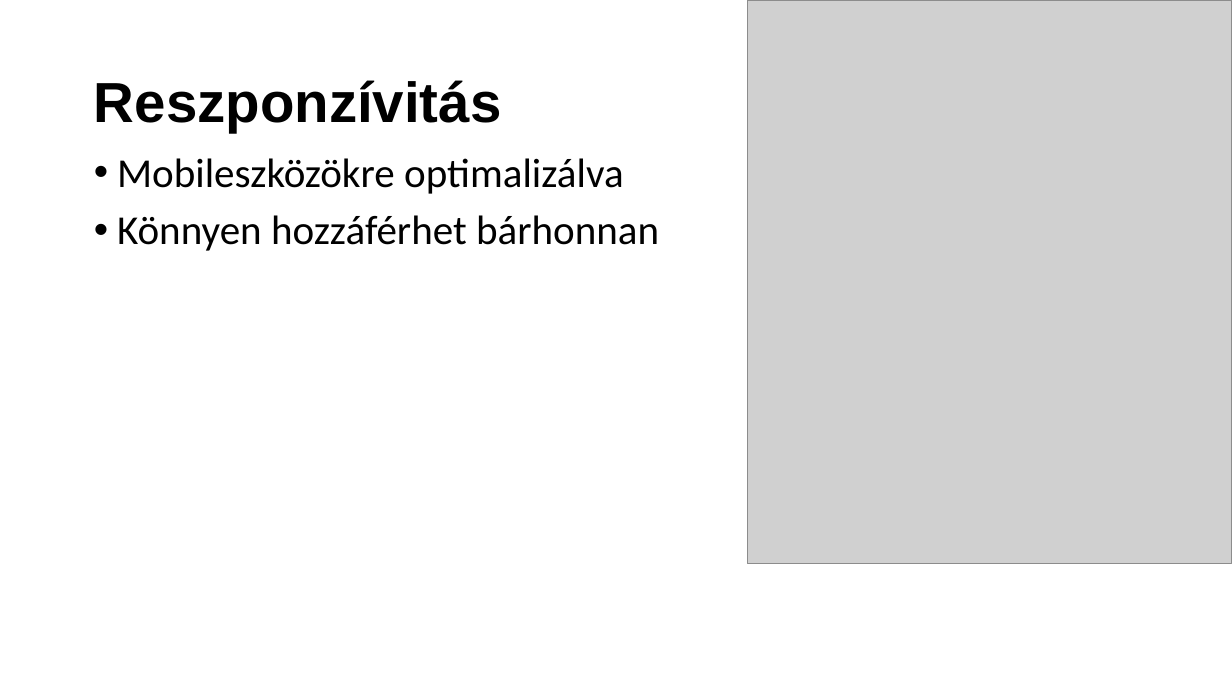
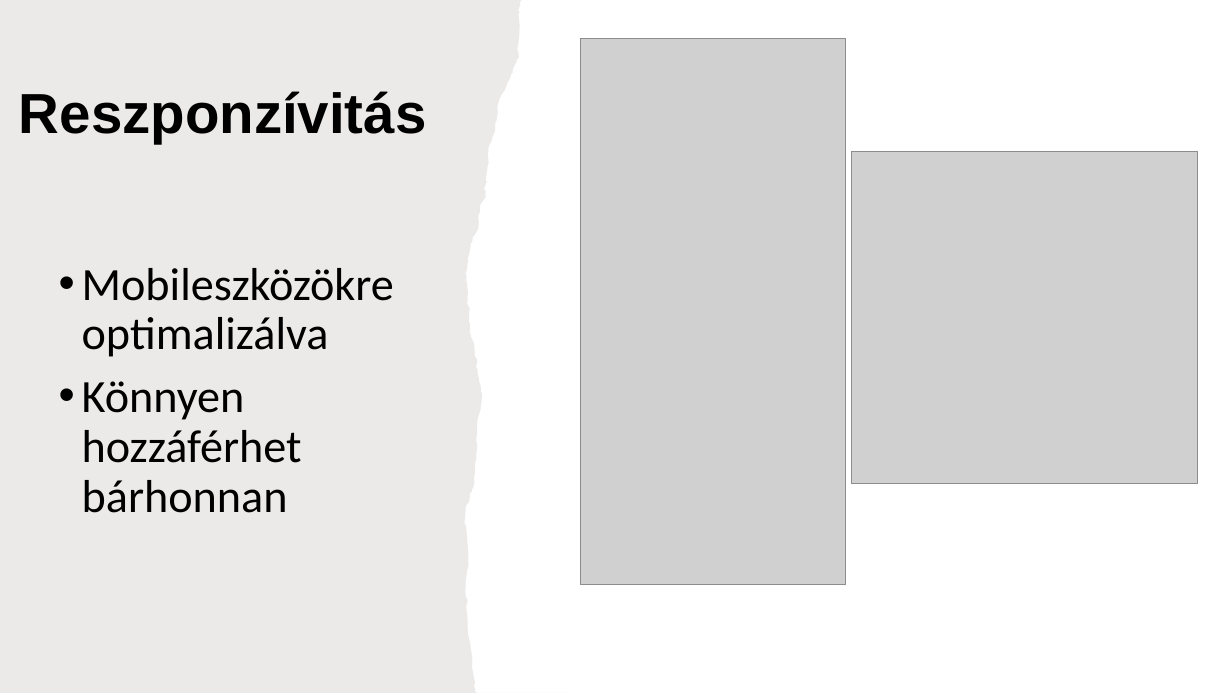
Before and after one commit to SzigetvariMark/pcweb, a slide deck: slide 10 of Bemutato.pptx. Drawn at 1232x693 pixels with LibreOffice and Linux fonts; fonts in the diff are those of the drawing; grey boxes stand for pictures. Boxes give left, top, right and bottom in pixels: in the first picture for what was removed or moved away, otherwise in the second. Text is boxed around its words. In the diff, an @@ line names an element or a change of style, - is before the commit and + after.

```diff
--- a/Bemutato.pptx
+++ b/Bemutato.pptx
@@ freeform shape added at <box>0,0,571,693</box>, fill #82766A at 15% opacity @@
@@ picture removed at <box>748,0,1232,564</box> @@
@@ title "Reszponzívitás": place and size @@
-title "Reszponzívitás" at <box>94,80,502,132</box>
+title "Reszponzívitás" at <box>19,91,427,144</box>
@@ picture added at <box>581,39,846,584</box> @@
@@ picture added at <box>851,152,1198,484</box> @@
@@ text "Mobileszközökre optimalizálva": place and size @@
-text "Mobileszközökre optimalizálva" at <box>117,158,659,251</box>
+text "Mobileszközökre optimalizálva" at <box>82,268,394,513</box>
@@ text "Mobileszközökre optimalizálva" at <box>82,268,394,513</box>: size 32 to 36 pt; alignment left to justified @@
```
Also in this commit, not shown: 3 other slides changed, 1 slide added, 1 slide removed.
